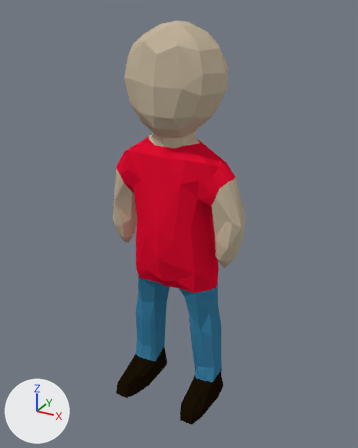
The Blender file bjm-game/Assets/Models/Char/char_ani.blend: old version first, new version second.
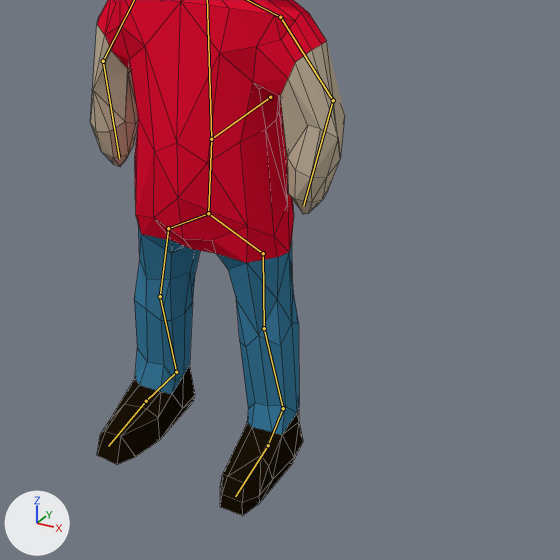
Each version is shown whole from a camera (50 mm lens) standing at (0.935, -1.676, 1.651) and looking at (0.025, -0.021, 0.823), then close up on the part from 18% to 100% of the width and 35% to 100% of the height. The axes (+X, +Y, +Z) are drawn at lower left. The lights are the same throughout. Both versions are drawn at frame 12 of the action 'Idle'; the numbers are the values there. The bones that bend it are drawn over the model as lines in the close-ups. The close-ups show mesh edges as thin lines.
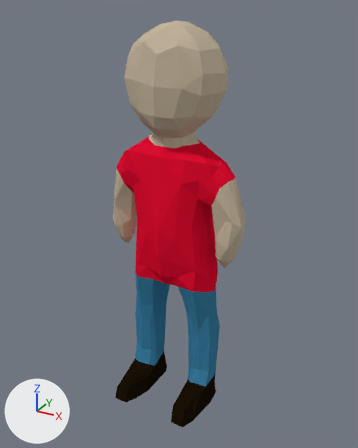
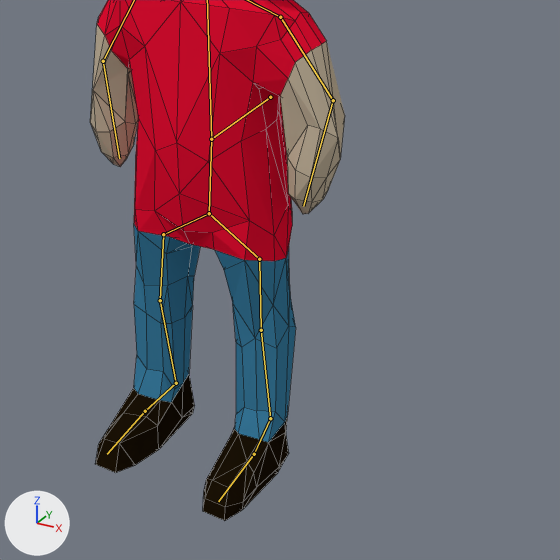
Edits to the bpy script that builds the scene:
```text
Change bone_bone_002:
    where bone_bone_002 = bpy.data.objects['Armature'].pose.bones['Bone.002']  # child of 'Bone.001'
    bone_bone_002.rotation_quaternion: (1.0, 0.0, 0.0, 0.0) -> (0.991, 0.075, 0.106, 0.018)  # degrees (0, 0, 0) -> degrees (9, 12, 3)
Change bone_bone_003:
    where bone_bone_003 = bpy.data.objects['Armature'].pose.bones['Bone.003']  # child of 'Bone.002'
    bone_bone_003.location: (0.0, 0.0, 0.0) -> (0.12, -1.58, -1.91)
    bone_bone_003.rotation_quaternion: (1.0, 0.0, 0.0, 0.0) -> (0.985, -0.174, -0.015, 0.007)  # degrees (0, 0, 0) -> degrees (-20, -2, 1)
Change bone_bone_004:
    where bone_bone_004 = bpy.data.objects['Armature'].pose.bones['Bone.004']  # child of 'Bone.003'
    bone_bone_004.rotation_quaternion: (1.0, 0.0, 0.0, 0.0) -> (0.997, 0.081, -0.002, 0.013)  # degrees (0, 0, 0) -> degrees (9, 0, 1)
Change bone_bone_005:
    where bone_bone_005 = bpy.data.objects['Armature'].pose.bones['Bone.005']  # child of 'Bone.001'
    bone_bone_005.rotation_quaternion: (1.0, 0.0, 0.0, 0.0) -> (0.993, 0.063, -0.097, -0.017)  # degrees (0, 0, 0) -> degrees (8, -11, -3)
Change bone_bone_006:
    where bone_bone_006 = bpy.data.objects['Armature'].pose.bones['Bone.006']  # child of 'Bone.005'
    bone_bone_006.location: (0.0, 0.0, 0.0) -> (-0.02, -0.06, 1.05)
    bone_bone_006.rotation_quaternion: (1.0, 0.0, 0.0, 0.0) -> (0.986, -0.161, 0.022, -0.024)  # degrees (0, 0, 0) -> degrees (-19, 2, -3)
Change bone_bone_007:
    where bone_bone_007 = bpy.data.objects['Armature'].pose.bones['Bone.007']  # child of 'Bone.006'
    bone_bone_007.location: (0.0, 0.0, 0.0) -> (0.0, -0.02, -0.22)
    bone_bone_007.rotation_quaternion: (1.0, 0.0, 0.0, 0.0) -> (0.995, 0.102, 0.0, -0.004)  # degrees (0, 0, 0) -> degrees (12, 0, 0)
Change bone_bone_009:
    where bone_bone_009 = bpy.data.objects['Armature'].pose.bones['Bone.009']  # child of 'Bone.007'
    bone_bone_009.location: (0.0, 0.0, 0.0) -> (-0.02, -0.25, 0.06)
    bone_bone_009.rotation_quaternion: (1.0, 0.0, 0.0, 0.0) -> (1.0, -0.017, 0.01, 0.007)  # degrees (0, 0, 0) -> degrees (-2, 1, 1)
```

Pixel boxes [x1, y1, x2, y2] of what changed, in the close-ups (560 x 560 px):
'Cube', posed: before [90, 0, 345, 516]; after [90, 0, 345, 521]
bone 'Bone.002', root to tip: before (208, 213) to (168, 228); after (209, 213) to (163, 234)
bone 'Bone.003', root to tip: before (168, 228) to (160, 296); after (163, 234) to (160, 300)
bone 'Bone.004', root to tip: before (160, 296) to (176, 372); after (160, 300) to (176, 383)
bone 'Bone.005', root to tip: before (208, 213) to (263, 253); after (209, 213) to (259, 259)
bone 'Bone.006', root to tip: before (263, 253) to (264, 328); after (259, 259) to (261, 330)
bone 'Bone.007', root to tip: before (264, 328) to (283, 408); after (261, 330) to (270, 418)
bone 'Bone.009', root to tip: before (283, 408) to (268, 445); after (270, 418) to (254, 454)
